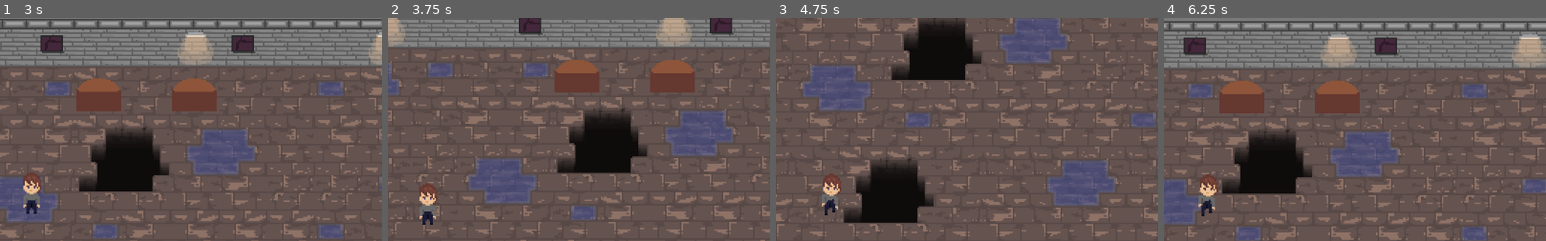
Above: before the commit, frames 1-4 (left to right).
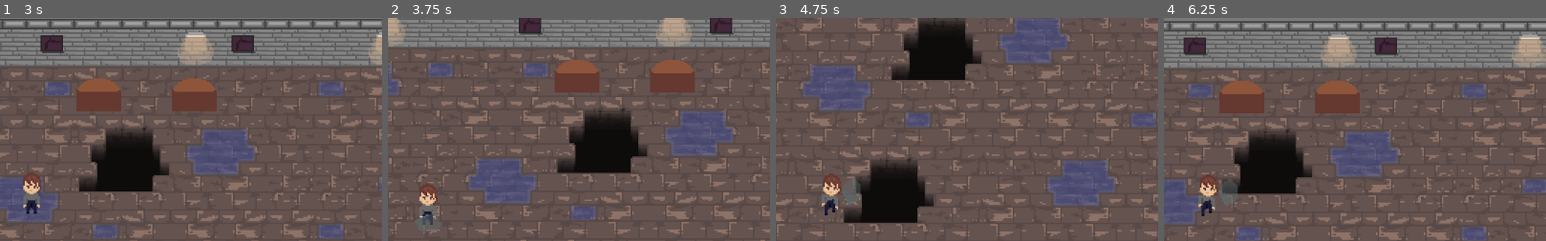
Above: after the commit, the same moments.

Repository: Drauthius/ld45
Game: Godot game, scene res://scn/Game.tscn
Same seed, same stepped clock (60 frames per second), same inputs: the game is played once before the commit and once after it.
Inputs (mouse positions are % of the whole screen's width and height, from its top left):
- Up to frame 1 (3 s): tap Enter (player_interact) at 0.5, 1.35, 2 s; move the mouse to (45, 70) at 0.52 s; hold Space (player_attack, bound only after the commit) 0.53-1.28 s; hold Up (player_up) 0.53-2.03 s; click (45, 70) at 0.67 s; move the mouse to (80, 65) at 1.27 s; tap Space (player_attack, bound only after the commit) at 1.55 s; move the mouse to (20, 35) at 2.02 s; hold Space (player_attack, bound only after the commit) 2.03-2.78 s; hold Left (player_left) from 2.03 s (still down); move the mouse to (55, 50) at 2.77 s; tap 1 at 2.85 s; click (55, 50) at 2.92 s
- Up to frame 2 (3.75 s): tap Space (player_attack, bound only after the commit) at 3.05 s; move the mouse to (35, 25) at 3.52 s; release Left (player_left) at 3.53 s; hold Down (player_down) from 3.53 s (still down); hold Space (player_attack, bound only after the commit) from 3.53 s (still down); tap 9 at 3.6 s
- Up to frame 3 (4.75 s): move the mouse to (72, 45) at 4.27 s; release Down (player_down) at 4.28 s; release Space (player_attack, bound only after the commit) at 4.28 s; hold Right (player_right) from 4.28 s (still down); tap 0 at 4.35 s; tap Space (player_attack, bound only after the commit) at 4.55 s
- Up to frame 4 (6.25 s): move the mouse to (30, 55) at 5.02 s; release Right (player_right) at 5.03 s; hold Up (player_up) 5.03-5.78 s; hold Space (player_attack, bound only after the commit) 5.03-5.78 s; click (30, 55) at 5.17 s; move the mouse to (60, 28) at 5.77 s; hold Right (player_right) from 5.78 s (still down); tap Enter (player_interact) at 5.85 s; tap Space (player_attack, bound only after the commit) at 6.05 s
The pictures show only the part of the screen within x 44-94%, y 11-61%; the shares and areas given below are measured in that part.

Frame 1 is identical in both runs. In frame 2, 0.1% of the frame differs, in the area x 7-13%, y 88-94%; in frame 3, less than 0.1%; in frame 4, 0.3%, in the area x 14-20%, y 72-85%.

Commit message:
Add initial player melee attack

Diff:
--- a/project.godot
+++ b/project.godot
@@ -74,6 +74,11 @@
 , Object(InputEventKey,"resource_local_to_scene":false,"resource_name":"","device":0,"alt":false,"shift":false,"control":false,"meta":false,"command":false,"pressed":false,"scancode":69,"unicode":0,"echo":false,"script":null)
  ]
 }
+player_attack={
+"deadzone": 0.5,
+"events": [ Object(InputEventKey,"resource_local_to_scene":false,"resource_name":"","device":0,"alt":false,"shift":false,"control":false,"meta":false,"command":false,"pressed":false,"scancode":32,"unicode":0,"echo":false,"script":null)
+ ]
+}
 
 [rendering]
 
--- a/scn/Character.tscn
+++ b/scn/Character.tscn
@@ -30,3 +30,7 @@
 
 [node name="AnimationPlayer" type="AnimationPlayer" parent="."]
 anims/run_down = SubResource( 2 )
+
+[node name="AttackCooldown" type="Timer" parent="."]
+wait_time = 0.4
+one_shot = true
--- /dev/null
+++ b/scn/MeleeAttack.tscn
@@ -0,0 +1,41 @@
+[gd_scene load_steps=5 format=2]
+
+[ext_resource path="res://src/MeleeAttack.gd" type="Script" id=1]
+[ext_resource path="res://gfx/swing.png" type="Texture" id=2]
+
+[sub_resource type="CapsuleShape2D" id=1]
+radius = 6.28222
+height = 12.6532
+
+[sub_resource type="Animation" id=2]
+resource_name = "default"
+length = 0.26
+step = 0.03
+tracks/0/type = "value"
+tracks/0/path = NodePath("Sprite:frame")
+tracks/0/interp = 1
+tracks/0/loop_wrap = true
+tracks/0/imported = false
+tracks/0/enabled = true
+tracks/0/keys = {
+"times": PoolRealArray( 0, 0.09, 0.15, 0.21 ),
+"transitions": PoolRealArray( 1, 1, 1, 1 ),
+"update": 1,
+"values": [ 0, 1, 2, 3 ]
+}
+
+[node name="MeleeAttack" type="Area2D"]
+script = ExtResource( 1 )
+
+[node name="CollisionShape2D" type="CollisionShape2D" parent="."]
+position = Vector2( -2.24605, -0.714655 )
+shape = SubResource( 1 )
+
+[node name="Sprite" type="Sprite" parent="."]
+texture = ExtResource( 2 )
+hframes = 4
+frame = 3
+
+[node name="AnimationPlayer" type="AnimationPlayer" parent="."]
+anims/default = SubResource( 2 )
+[connection signal="animation_finished" from="AnimationPlayer" to="." method="_on_AnimationPlayer_animation_finished"]
--- a/src/Character.gd
+++ b/src/Character.gd
@@ -3,3 +3,4 @@
 export(float, 0.1, 100.0) var speed = 2.0
 
 onready var dead := false
+onready var facing := PI/2
--- /dev/null
+++ b/src/MeleeAttack.gd
@@ -0,0 +1,7 @@
+extends Area2D
+
+func _ready():
+	$AnimationPlayer.play("default")
+
+func _on_AnimationPlayer_animation_finished(_anim_name):
+	queue_free()
--- a/src/Player.gd
+++ b/src/Player.gd
@@ -1,11 +1,23 @@
 extends "res://src/Character.gd"
+
+const MeleeAttack = preload("res://scn/MeleeAttack.tscn")
 
 onready var interactable = null
 
 func _process(_delta):
+	if dead or $"..".paused:
+		return
+
 	if Input.is_action_just_pressed("player_interact") and interactable != null:
 		interactable.queue_free()
 		interactable = null
+
+	if Input.is_action_pressed("player_attack") and $AttackCooldown.is_stopped():
+		$AttackCooldown.start()
+		var attack := MeleeAttack.instance()
+		add_child(attack)
+		attack.rotation = facing
+		attack.position = Vector2(16, 0).rotated(facing)
 
 func _physics_process(_delta):
 	if dead or $"..".paused:
@@ -21,6 +33,9 @@
 		dir.y -= 1
 	if Input.is_action_pressed("player_down"):
 		dir.y += 1
+
+	if dir.length_squared() != 0.0:
+		facing = dir.angle()
 
 	var velocity := move_and_slide(dir.normalized() * speed)
 
Binary file added: dev/swing.aseprite
Binary file added: gfx/swing.png
Not shown, added: gfx/swing.png.import
Not shown, added: questions.txt
